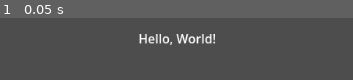
Above: before the commit, frame 1.
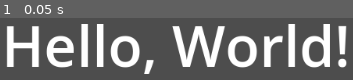
Above: after the commit, the same moment.

Repository: jmcgover/pirate-jam-17
Game: Godot game, scene res://label.tscn
Two runs of this game, one before a commit and one after it. Both use one fixed random seed, a clock stepped at 60 frames per second and the inputs below.
Inputs:
- Up to frame 1 (0.05 s): no input

The runs differ from the first frame. In frame 1, 27% of the frame differs, in the area x 1-99%, y 9-91%.

Commit message:
settings to get it to work on itch

Diff:
--- a/only_one/label.tscn
+++ b/only_one/label.tscn
@@ -1,8 +1,18 @@
 [gd_scene format=3 uid="uid://cnrg5p728uw6m"]
 
 [node name="Label" type="Label"]
-offset_left = 464.0
-offset_top = 492.0
-offset_right = 564.0
-offset_bottom = 515.0
+anchors_preset = 8
+anchor_left = 0.5
+anchor_top = 0.5
+anchor_right = 0.5
+anchor_bottom = 0.5
+offset_left = -277.0
+offset_top = -62.0
+offset_right = 277.0
+offset_bottom = 63.0
+grow_horizontal = 2
+grow_vertical = 2
+theme_override_font_sizes/font_size = 72
 text = "Hello, World!"
+horizontal_alignment = 1
+vertical_alignment = 1
--- a/only_one/project.godot
+++ b/only_one/project.godot
@@ -19,6 +19,8 @@
 
 window/size/viewport_width=1024
 window/size/viewport_height=1024
+window/size/resizable=false
+window/stretch/mode="viewport"
 
 [rendering]
 
